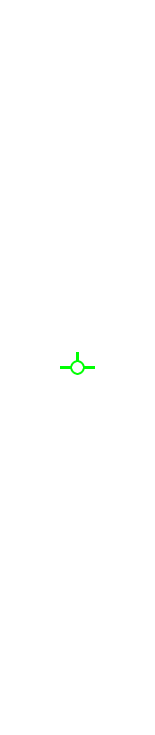
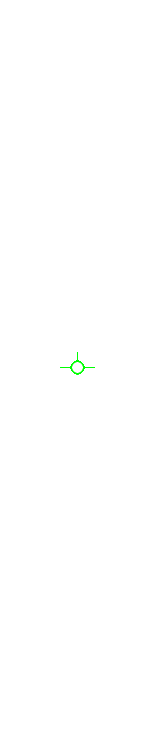
Revision of a layered 155 x 735 image; what changed, layer by layer:
painted on "Pasted Layer" over bbox(60, 352, 95, 375)
